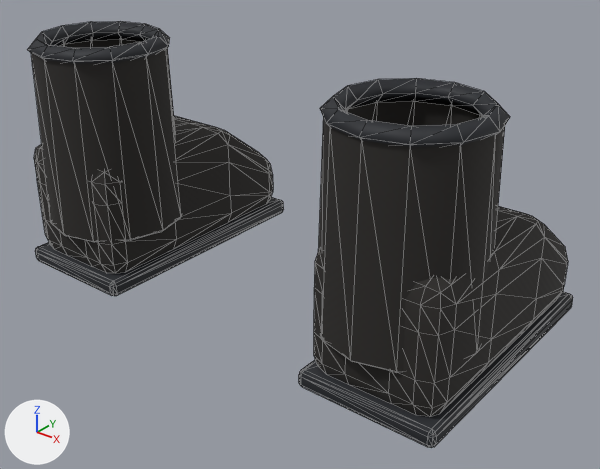
What one commit did to the glTF model art/armor/boots_scout.char.player.f.glb.
Before and after are seen from a camera (50 mm lens) standing at (0.5, -0.512, 0.44) and looking at (0.027, 0.08, 0.073). The axes (+X, +Y, +Z) are drawn at lower left. The lights are the same throughout. The picture after the commit comes second. Mesh edges are drawn as thin lines. Vertices at exactly the same position are counted once.

The scene before the commit, as lines of its bpy script (objects in view):
```python
me_calf_l__shaft_l = bpy.data.meshes.new('calf_l__shaft_l')
me_calf_l__shaft_l.from_pydata(...)  # 144 vertices, 288 faces; spans x -0.257..-0.112, y -0.052..0.093, z 0.056..0.256
# faces by material slot: [96, 192]
me_calf_l__shaft_l.materials.append(mat_armor_boot)
me_calf_l__shaft_l.materials.append(mat_armor_trim)
me_calf_r__shaft_r = bpy.data.meshes.new('calf_r__shaft_r')
me_calf_r__shaft_r.from_pydata(...)  # 144 vertices, 288 faces; spans x 0.111..0.258, y -0.052..0.095, z 0.056..0.256
# faces by material slot: [96, 192]
me_calf_r__shaft_r.materials.append(mat_armor_boot)
me_calf_r__shaft_r.materials.append(mat_armor_trim)
me_foot_l__boot_l = bpy.data.meshes.new('foot_l__boot_l')
me_foot_l__boot_l.from_pydata(...)  # 220 vertices, 432 faces; spans x -0.26..-0.122, y -0.044..0.236, z 0.0..0.143
# faces by material slot: [324, 108]
me_foot_l__boot_l.materials.append(mat_armor_boot)
me_foot_l__boot_l.materials.append(mat_armor_trim)
me_foot_r__boot_r = bpy.data.meshes.new('foot_r__boot_r')
me_foot_r__boot_r.from_pydata(...)  # 220 vertices, 432 faces; spans x 0.122..0.26, y -0.044..0.236, z 0.0..0.142
# faces by material slot: [324, 108]
me_foot_r__boot_r.materials.append(mat_armor_boot)
me_foot_r__boot_r.materials.append(mat_armor_trim)
ob_calf_l__shaft_l = bpy.data.objects.new('calf_l__shaft_l', me_calf_l__shaft_l)
ob_calf_l__shaft_l.location = (0.0, 0.0, 0.0)
ob_calf_r__shaft_r = bpy.data.objects.new('calf_r__shaft_r', me_calf_r__shaft_r)
ob_calf_r__shaft_r.location = (0.0, 0.0, 0.0)
ob_foot_l__boot_l = bpy.data.objects.new('foot_l__boot_l', me_foot_l__boot_l)
ob_foot_l__boot_l.location = (0.0, 0.0, 0.0)
ob_foot_r__boot_r = bpy.data.objects.new('foot_r__boot_r', me_foot_r__boot_r)
ob_foot_r__boot_r.location = (0.0, 0.0, 0.0)
```
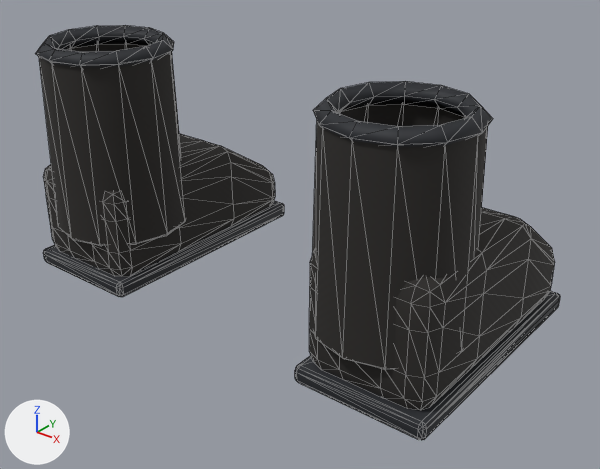
Location of each change, [x1, y1, x2, y2] in pixels of the pictures (600 x 469 px; the box of a moved part takes in the faces that stretch with it):
'calf_r__shaft_r', moved, rescaled
    before: [318, 78, 510, 373]
    after: [312, 81, 493, 369]
'foot_r__boot_r', reshaped
    before: [299, 206, 573, 448]
    after: [295, 208, 560, 440]
'calf_l__shaft_l', moved, rescaled
    before: [27, 21, 182, 242]
    after: [35, 25, 186, 246]
'foot_l__boot_l', reshaped (9% shorter)
    before: [34, 116, 284, 296]
    after: [43, 134, 284, 297]
part 3 of me_foot_l__boot_l, moved or reshaped
    before: [35, 197, 284, 296]
    after: [43, 201, 284, 297]
part 4 of me_foot_l__boot_l, rebuilt (9% shorter)
    before: [34, 116, 273, 273]
    after: [43, 134, 275, 276]
part 5 of me_foot_r__boot_r, moved or reshaped
    before: [299, 292, 573, 448]
    after: [295, 291, 560, 440]
part 6 of me_foot_r__boot_r, rebuilt
    before: [314, 206, 568, 417]
    after: [309, 208, 555, 410]

What changed in the scene script:
```text
Change me_calf_l__shaft_l:
    used by ob_calf_l__shaft_l; location = (0.0, 0.0, 0.0)
    remove me_calf_l__shaft_l.from_pydata(...)  # 144 vertices, 288 faces; spans x -0.257..-0.112, y -0.052..0.093, z 0.056..0.256
    add me_calf_l__shaft_l.from_pydata(...)  # 144 vertices, 288 faces; spans x -0.247..-0.106, y -0.05..0.092, z 0.053..0.253
    me_calf_l__shaft_l part 1: the whole mesh is scaled about its middle by (0.971, 0.971, 1), then moved by (0.008, 0.001, -0.003)
Change me_calf_r__shaft_r:
    used by ob_calf_r__shaft_r; location = (0.0, 0.0, 0.0)
    remove me_calf_r__shaft_r.from_pydata(...)  # 144 vertices, 288 faces; spans x 0.111..0.258, y -0.052..0.095, z 0.056..0.256
    add me_calf_r__shaft_r.from_pydata(...)  # 144 vertices, 288 faces; spans x 0.105..0.245, y -0.05..0.09, z 0.053..0.253
    me_calf_r__shaft_r part 2: the whole mesh is scaled about its middle by (0.948, 0.948, 1), then moved by (-0.01, -0.001, -0.003)
Change me_foot_l__boot_l:
    used by ob_foot_l__boot_l; location = (0.0, 0.0, 0.0)
    remove me_foot_l__boot_l.from_pydata(...)  # 220 vertices, 432 faces; spans x -0.26..-0.122, y -0.044..0.236, z 0.0..0.143
    add me_foot_l__boot_l.from_pydata(...)  # 208 vertices, 408 faces; spans x -0.249..-0.115, y -0.041..0.229, z 0.0..0.119
    me_foot_l__boot_l part 3: the loose piece of 56 vertices spanning x -0.26..-0.122, y -0.044..0.236, z 0.0..0.018 is scaled about its middle by (0.971, 0.965, 1), then moved by (0.009, -0.002, 0.0)
    me_foot_l__boot_l part 4: the loose piece of 164 vertices spanning x -0.256..-0.126, y -0.038..0.23, z 0.012..0.143 is rebuilt with 152 vertices and now spans x -0.245..-0.119, y -0.035..0.223, z 0.012..0.119
Change me_foot_r__boot_r:
    used by ob_foot_r__boot_r; location = (0.0, 0.0, 0.0)
    remove me_foot_r__boot_r.from_pydata(...)  # 220 vertices, 432 faces; spans x 0.122..0.26, y -0.044..0.236, z 0.0..0.142
    add me_foot_r__boot_r.from_pydata(...)  # 218 vertices, 428 faces; spans x 0.115..0.249, y -0.041..0.229, z 0.0..0.138
    me_foot_r__boot_r part 5: the loose piece of 56 vertices spanning x 0.122..0.26, y -0.044..0.236, z 0.0..0.018 is scaled about its middle by (0.971, 0.965, 1), then moved by (-0.009, -0.002, 0.0)
    me_foot_r__boot_r part 6: the loose piece of 164 vertices spanning x 0.126..0.256, y -0.038..0.23, z 0.012..0.142 is rebuilt with 162 vertices and now spans x 0.119..0.245, y -0.035..0.223, z 0.012..0.138
```
